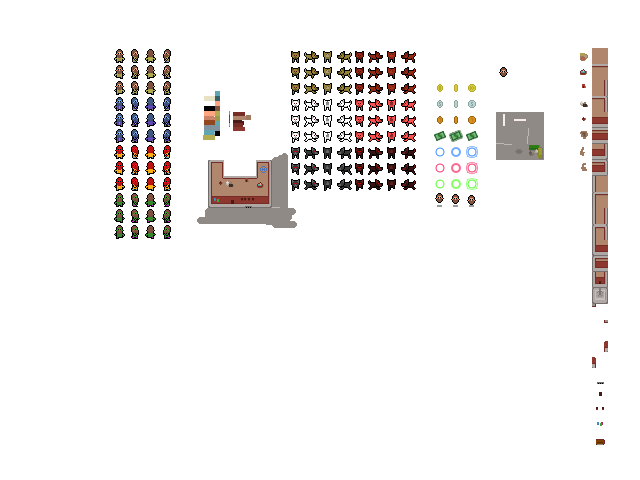
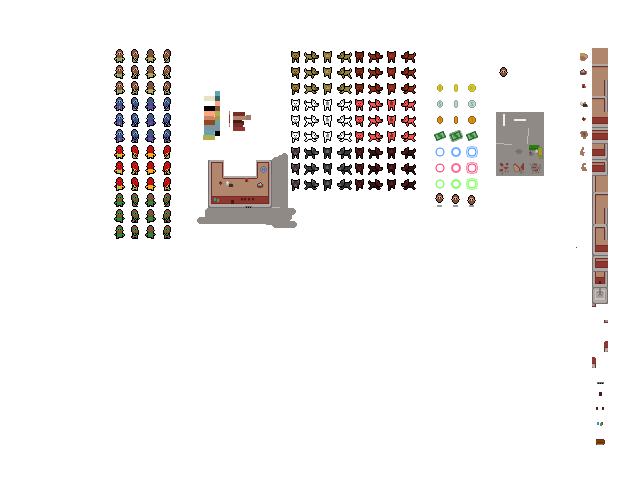
Comparing the layer stacks of the two (640, 480) images. Changes:
painted on "Layer 3" over [left=496, top=160, right=577, bottom=248]
